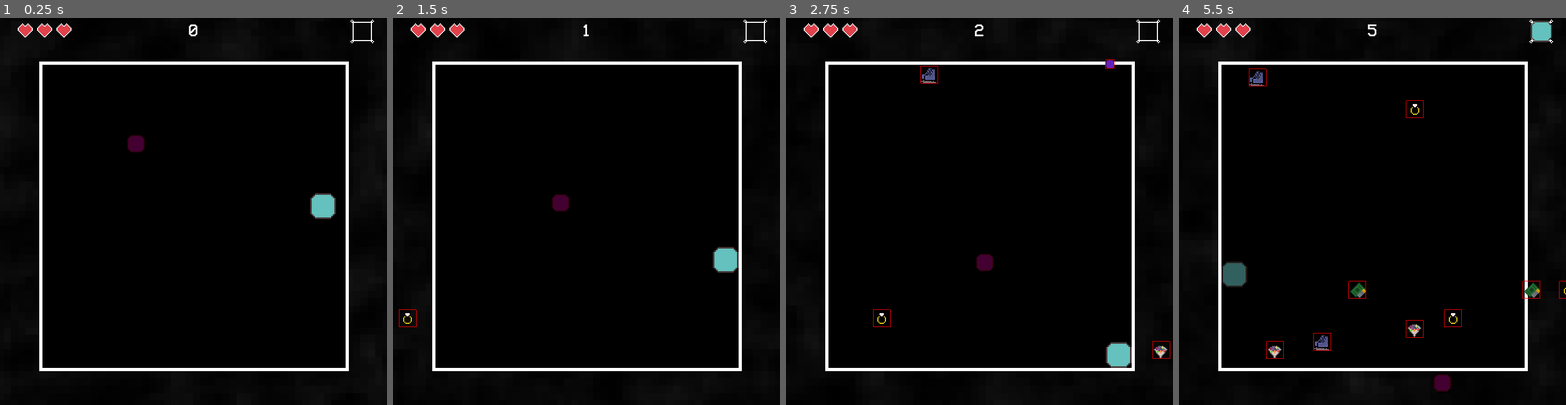
Above: before the commit, frames 1-4 (left to right).
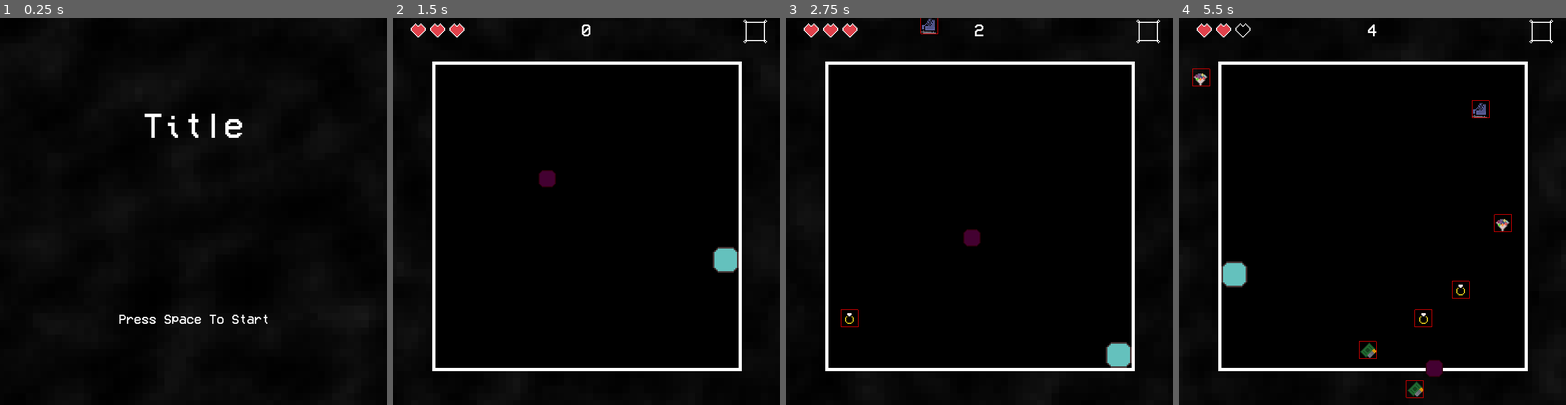
Above: after the commit, the same moments.

Repository: NathanPip/only-one
Game: Godot game, scene res://scenes/game.tscn
Two runs of this game, one before a commit and one after it. Both use one fixed random seed, a clock stepped at 60 frames per second and the inputs below. The engine's default icon, where the game draws it, is replaced by a stand-in: a white triangle on a blue panel in a dark square.
Inputs:
- Up to frame 1 (0.25 s): no input
- Up to frame 2 (1.5 s): tap Space (action) at 0.5, 1.35 s; hold D (move_right) 0.53-1.28 s; hold Space (action) 0.53-1.28 s; hold S (move_down) from 1.28 s (still down)
- Up to frame 3 (2.75 s): release S (move_down) at 2.03 s; hold D (move_right) from 2.03 s (still down); hold Space (action) from 2.03 s (still down)
- Up to frame 4 (5.5 s): release D (move_right) at 2.78 s; release Space (action) at 2.78 s; hold W (move_up) 2.78-3.53 s; tap Space (action) at 2.85, 4.35 s; hold Space (action) 3.53-4.28 s; hold A (move_left) 3.53-5.03 s; hold S (move_down) from 5.03 s (still down); hold Space (action) from 5.03 s (still down)

The runs differ from the first frame. In frame 1, 4.4% of the frame differs, in the area x 4-97%, y 0-92%; in frame 2, 0.5%; in frame 3, 0.8%; in frame 4, 2.5%.

Commit message:
main_menu

Diff:
--- /dev/null
+++ b/materials/bg.tres
@@ -0,0 +1,23 @@
+[gd_resource type="ShaderMaterial" load_steps=6 format=3 uid="uid://dw1p3eu1kr11q"]
+
+[ext_resource type="Shader" uid="uid://c12oegfjt1476" path="res://shaders/bg.gdshader" id="1_bhwf3"]
+
+[sub_resource type="FastNoiseLite" id="FastNoiseLite_kvpfn"]
+
+[sub_resource type="NoiseTexture2D" id="NoiseTexture2D_dinhu"]
+seamless = true
+noise = SubResource("FastNoiseLite_kvpfn")
+
+[sub_resource type="FastNoiseLite" id="FastNoiseLite_kvuet"]
+
+[sub_resource type="NoiseTexture2D" id="NoiseTexture2D_trtic"]
+seamless = true
+noise = SubResource("FastNoiseLite_kvuet")
+
+[resource]
+shader = ExtResource("1_bhwf3")
+shader_parameter/noise = SubResource("NoiseTexture2D_dinhu")
+shader_parameter/noise2 = SubResource("NoiseTexture2D_trtic")
+shader_parameter/speed = 0.09
+shader_parameter/lightness = 0.115
+shader_parameter/pixelate_amt = 53.16
--- a/scenes/game.tscn
+++ b/scenes/game.tscn
@@ -9,10 +9,10 @@
 [ext_resource type="Script" uid="uid://qtewlci5v3kf" path="res://resources/projectile_resource.gd" id="4_ca42v"]
 [ext_resource type="AudioStream" uid="uid://ck2k8mo21n2or" path="res://sounds/sad_one_new_mix.mp3" id="4_dinhu"]
 [ext_resource type="PackedScene" uid="uid://cyna54vcigls4" path="res://scenes/spawner_group.tscn" id="4_s716r"]
-[ext_resource type="Shader" uid="uid://c12oegfjt1476" path="res://shaders/bg.gdshader" id="5_kvpfn"]
 [ext_resource type="Resource" uid="uid://bhpqfnimvhmfu" path="res://resources/ex_projectile.tres" id="5_rysoc"]
 [ext_resource type="Resource" uid="uid://l7ywvykiwbfi" path="res://resources/invulnerable_projectile.tres" id="6_ssvqc"]
 [ext_resource type="Resource" uid="uid://4haov2c5asjb" path="res://resources/basic_projectile.tres" id="7_264po"]
+[ext_resource type="Material" uid="uid://dw1p3eu1kr11q" path="res://materials/bg.tres" id="9_bt5mj"]
 [ext_resource type="PackedScene" uid="uid://c882ticor1lf5" path="res://scenes/ex.tscn" id="10_dinhu"]
 [ext_resource type="PackedScene" uid="uid://b6en02fd8qgil" path="res://scenes/ex_border.tscn" id="11_kvuet"]
 [ext_resource type="Script" uid="uid://b3ksaqieodvb4" path="res://scripts/game_over_scene.gd" id="12_dinhu"]
@@ -22,24 +22,7 @@
 [ext_resource type="Script" uid="uid://cs2hitixv5fcw" path="res://scripts/score_counter.gd" id="19_1kice"]
 [ext_resource type="Texture2D" uid="uid://dq3ecrd7qk251" path="res://sprites/powerup_ui_border.png" id="20_37s47"]
 [ext_resource type="Script" uid="uid://bnahmnwkjjrn4" path="res://scripts/power_up_ui.gd" id="21_bt5mj"]
-
-[sub_resource type="FastNoiseLite" id="FastNoiseLite_kvpfn"]
-
-[sub_resource type="NoiseTexture2D" id="NoiseTexture2D_dinhu"]
-noise = SubResource("FastNoiseLite_kvpfn")
-
-[sub_resource type="FastNoiseLite" id="FastNoiseLite_kvuet"]
-
-[sub_resource type="NoiseTexture2D" id="NoiseTexture2D_trtic"]
-noise = SubResource("FastNoiseLite_kvuet")
-
-[sub_resource type="ShaderMaterial" id="ShaderMaterial_kvuet"]
-shader = ExtResource("5_kvpfn")
-shader_parameter/noise = SubResource("NoiseTexture2D_dinhu")
-shader_parameter/noise2 = SubResource("NoiseTexture2D_trtic")
-shader_parameter/speed = 0.09
-shader_parameter/lightness = 0.115
-shader_parameter/pixelate_amt = 53.16
+[ext_resource type="Script" uid="uid://djqcpb2drvffi" path="res://scripts/main_menu.gd" id="23_e1j6l"]
 
 [sub_resource type="RectangleShape2D" id="RectangleShape2D_4v5xx"]
 size = Vector2(7.5, 576)
@@ -63,7 +46,7 @@
 
 [node name="Sprite2D" type="Sprite2D" parent="Game"]
 modulate = Color(0.183242, 0.166597, 0.146242, 1)
-material = SubResource("ShaderMaterial_kvuet")
+material = ExtResource("9_bt5mj")
 position = Vector2(360, 360.75)
 scale = Vector2(5.625, 5.6289)
 texture = ExtResource("2_6nrea")
@@ -255,3 +238,46 @@
 fit_content = true
 horizontal_alignment = 1
 vertical_alignment = 1
+
+[node name="MainMenu" type="Control" parent="."]
+layout_mode = 3
+anchors_preset = 0
+offset_right = 721.0
+offset_bottom = 720.0
+script = ExtResource("23_e1j6l")
+
+[node name="TextureRect" type="TextureRect" parent="MainMenu"]
+material = ExtResource("9_bt5mj")
+layout_mode = 0
+offset_right = 722.0
+offset_bottom = 720.0
+texture = ExtResource("2_6nrea")
+
+[node name="VBoxContainer" type="VBoxContainer" parent="MainMenu"]
+layout_mode = 0
+offset_right = 720.0
+offset_bottom = 396.0
+alignment = 1
+
+[node name="RichTextLabel" type="RichTextLabel" parent="MainMenu/VBoxContainer"]
+layout_mode = 2
+theme_override_font_sizes/normal_font_size = 64
+text = "Title"
+fit_content = true
+horizontal_alignment = 1
+vertical_alignment = 1
+
+[node name="VBoxContainer2" type="VBoxContainer" parent="MainMenu"]
+layout_mode = 0
+offset_top = 399.0
+offset_right = 722.0
+offset_bottom = 719.0
+alignment = 1
+
+[node name="RichTextLabel" type="RichTextLabel" parent="MainMenu/VBoxContainer2"]
+layout_mode = 2
+theme_override_font_sizes/normal_font_size = 24
+text = "Press Space To Start"
+fit_content = true
+horizontal_alignment = 1
+vertical_alignment = 1
--- a/scripts/ex.gd
+++ b/scripts/ex.gd
@@ -47,8 +47,9 @@
 func basic_attack(delta: float):
 	current_attack_time += delta
 	if current_attack_time >= next_attack_time:
-		next_attack_time += 1/basic_attack_fire_rate
+		next_attack_time += 1/(basic_attack_fire_rate*Globals.game_speed)
 		var proj = game_node.projectiles_map[Globals.projectile_type.EX_PROJECTILE].ready_projectiles.pop_front()
+		proj.speed = proj.speed * Globals.game_speed
 		proj.direction = self.position.direction_to(player_node.position)
 		proj.position = self.position
 		game_node.spawn_projectile(proj)
@@ -76,6 +77,12 @@
 	current_state = ExState.TRAVELING
 	pass
 
+func gamestate_change(state: Globals.GameStateEnum):
+	if state != Globals.GameStateEnum.PLAYING:
+		timer.stop()
+	else:
+		timer.stop()
+
 func _ready() -> void:
 	if border == null:
 		print("no ex border assigned")
@@ -87,6 +94,8 @@
 	player_node = game_node.get_node("Player")
 	attack_point = pick_point()
 	Globals.reset_game.connect(reset)
+	Globals.change_gamestate.connect(gamestate_change)
+	gamestate_change(Globals.game_state)
 	pass
 
 func _process(delta: float) -> void:
@@ -94,4 +103,5 @@
 		travel(delta)
 	if current_state == ExState.ATTACKING:
 		attack(delta)
+
 	pass
--- a/scripts/game.gd
+++ b/scripts/game.gd
@@ -18,6 +18,15 @@
 @export var projectile_resources: Array[ProjectileResource] = []
 @export var proj_wait_range: Vector2 = Vector2(.2, .8)
 @export var powerup_wait_range: Vector2 = Vector2(15, 45)
+
+func on_gamestate_change(state: Globals.GameStateEnum):
+	if state != Globals.GameStateEnum.PLAYING:
+		proj_timer.stop()
+		powerup_timer.stop()
+	else:
+		proj_timer.start()
+		powerup_timer.start()
+	pass
 
 func collision_check(proj: Projectile) -> bool:
 	if proj.position.x-proj.size/2 < player.position.x + 24 && proj.position.x + proj.size/2 > player.position.x - 24 && proj.position.y - proj.size/2 < player.position.y + 24 && proj.position.y + proj.size/2 > player.position.y - 24:
@@ -55,9 +64,9 @@
 	var proj_res = projectiles_map[Globals.projectile_type.BASIC_PROJECTILE]
 	var proj = proj_res.ready_projectiles.pop_front()
 	if proj != null:
-		spawner.prepare_projectile(proj, proj_res.speed_range)
+		spawner.prepare_projectile(proj, proj_res.speed_range*Globals.game_speed)
 		spawn_projectile(proj)
-	var rand = randf_range(proj_wait_range.x, proj_wait_range.y)
+	var rand = randf_range(proj_wait_range.x/Globals.game_speed, proj_wait_range.y/Globals.game_speed)
 	proj_timer.wait_time = rand
 
 func _on_powerup_timeout():
@@ -65,7 +74,7 @@
 	var keys = powerups_map.keys()
 	var rand_power_up = randi_range(0, keys.size()-1)
 	var power_up = powerups_map[keys[rand_power_up]]
-	var speed_range = projectiles_map[power_up.projectile_type].speed_range
+	var speed_range = projectiles_map[power_up.projectile_type].speed_range*Globals.game_speed
 	var pup = projectiles_map[power_up.projectile_type].ready_projectiles.pop_front()
 	print(pup)
 	if pup != null:
@@ -135,8 +144,10 @@
 			spawner_groups.append(child)
 
 	Globals.reset_game.connect(reset)
+	Globals.change_gamestate.connect(on_gamestate_change)
 	setup_projectiles(projectile_resources)
 	setup_powerups(power_up_resources)
+	on_gamestate_change(Globals.game_state)
 
 # Called every frame. 'delta' is the elapsed time since the previous frame.
 func _process(delta: float) -> void:
--- a/scripts/globals.gd
+++ b/scripts/globals.gd
@@ -5,15 +5,18 @@
 signal damage_taken
 signal count_up(amt: int)
 signal change_powerup(tex: Texture2D)
+signal change_gamestate(state: GameStateEnum)
+
 
 enum power_up_type {INVULNERABLE}
 enum projectile_type {BASIC_PROJECTILE, EX_PROJECTILE, INVULNERABLE_PROJECTILE}
 enum GameStateEnum {GAMEOVER, MENU, PAUSE, PLAYING}
 
-@export var starting_game_state: GameStateEnum = GameStateEnum.PLAYING
-var game_state: GameStateEnum = GameStateEnum.PLAYING:
+@export var starting_game_state: GameStateEnum = GameStateEnum.MENU
+var game_state: GameStateEnum = GameStateEnum.PAUSE:
 	set(val):
 		game_state = val
+		change_gamestate.emit(val)
 		set_node_states()
 	get:
 		return game_state
@@ -47,6 +50,8 @@
 		child.set_physics_process(game_state == GameStateEnum.PLAYING)
 	game_over_node.set_process_input(game_state == GameStateEnum.GAMEOVER)
 	game_over_node.visible = game_state == GameStateEnum.GAMEOVER
+	menu_node.set_process_input(game_state == GameStateEnum.MENU)
+	menu_node.visible = game_state == GameStateEnum.MENU
 
 func restart():
 	game_state = GameStateEnum.PLAYING
@@ -58,6 +63,7 @@
 	pass
 
 func _process(delta: float) -> void:
+	game_speed += delta/100
 	if game_state != GameStateEnum.PLAYING:
 		return
 	score += delta
@@ -70,8 +76,10 @@
 	next_second = score + 1
 	game_node = get_tree().get_root().get_node("Node2D").get_node("Game")
 	game_over_node = get_tree().get_root().get_node("Node2D").get_node("GameOver")
+	menu_node = get_tree().get_root().get_node("Node2D").get_node("MainMenu")
 	game_node.on_ready.connect(set_node_states)
 	game_over_node.on_ready.connect(set_node_states)
+	menu_node.on_ready.connect(set_node_states)
 	health = starting_health
 	game_state = starting_game_state
 	reset_game.connect(restart)
--- /dev/null
+++ b/scripts/main_menu.gd
@@ -0,0 +1,10 @@
+extends Control
+
+signal on_ready
+
+func _input(event: InputEvent) -> void:
+	if event.is_action_pressed("action"):
+		Globals.game_state = Globals.GameStateEnum.PLAYING
+
+func _ready() -> void:
+	on_ready.emit()
Not shown: 1 places in scenes/game.tscn that only renumber resources
Not shown, added: scripts/main_menu.gd.uid
